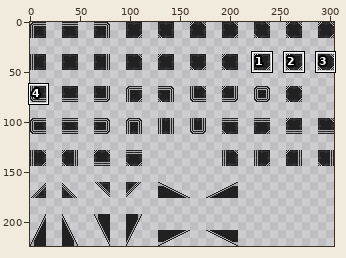
Sprite sheet: SlimeGame/Assets/Resources/Tile/tileGrass.png. The picture above shows the old version from afar; the outline marks the close-up.
Close-up. Before:
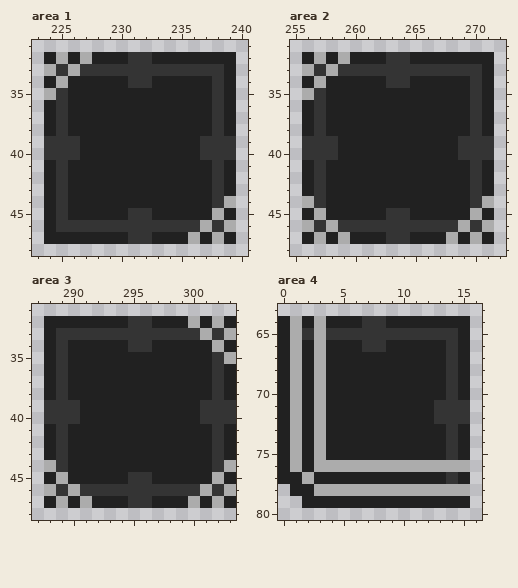
The file is 304x224 pixels. Colours within 5 levels of each other are drawn and written as one. Shown: area 1: x 223..240, y 31..48; area 2: x 255..272, y 31..48; area 3: x 287..303, y 31..48; area 4: x 0..16, y 63..80. The commit also changed other parts of the picture, which this record leaves out.
Now the later version:
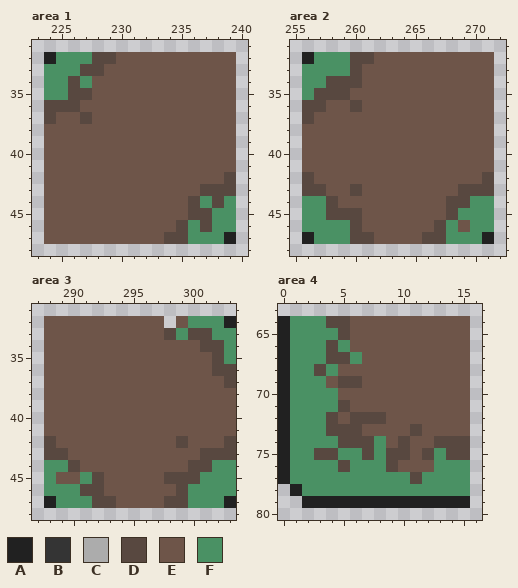
Palette (. is transparent): A #212121  B #343434  C #acacac  D #584840  E #6e5549  F #4a9164
The edit:
Changed rows in their new state; - is an unchanged pixel.
Area 1:
first column x 224:
32 -FFFDDEEEEEEEEEE
33 FFFDDEEEEEEEEEEE
34 FFDFEEEEEEEEEEEE
35 FFDDEEEEEEEEEEEE
36 DDDEEEEEEEEEEEEE
37 DEEDEEEEEEEEEEEE
38 EEEEEEEEEEEEEEEE
39 EEEEEEEEEEEEEEEE
40 EEEEEEEEEEEEEEEE
41 EEEEEEEEEEEEEEEE
42 EEEEEEEEEEEEEEED
43 EEEEEEEEEEEEEDDD
44 EEEEEEEEEEEEDFDF
45 EEEEEEEEEEEEDDFF
46 EEEEEEEEEEEDFDFF
47 EEEEEEEEEEDDFFF-
Area 2:
first column x 256:
32 -FFFDDEEEEEEEEEE
33 FFFFDEEEEEEEEEEE
34 FFDDDEEEEEEEEEEE
35 FDDDEEEEEEEEEEEE
36 DDEEDEEEEEEEEEEE
37 DEEEEEEEEEEEEEEE
38 EEEEEEEEEEEEEEEE
39 EEEEEEEEEEEEEEEE
40 EEEEEEEEEEEEEEEE
41 EEEEEEEEEEEEEEEE
42 DEEEEEEEEEEEEEED
43 DDEEDEEEEEEEEDDD
44 FFDEEEEEEEEEDDFF
45 FFDDDEEEEEEEDFFF
46 FFFFDEEEEEEDFEFF
47 -FFFDDEEEEDDFFF-
Area 3:
first column x 288:
32 EEEEEEEEEE.EFFF-
33 EEEEEEEEEEDFDDFF
34 EEEEEEEEEEEEEDDF
35 EEEEEEEEEEEEEEDF
36 EEEEEEEEEEEEEEDD
37 EEEEEEEEEEEEEEED
38 EEEEEEEEEEEEEEEE
39 EEEEEEEEEEEEEEEE
40 EEEEEEEEEEEEEEEE
41 EEEEEEEEEEEEEEEE
42 DEEEEEEEEEEDEEED
43 DDEEEEEEEEEEEDDD
44 FFDEEEEEEEEEDDFF
45 FEEFDEEEEEDDDFFF
46 FFFDDEEEEEEDFFFF
47 -FFFDDEEEEDDFFF-
Area 4:
first column x 1:
64 FFFDDEEEEEEEEEE
65 FFFFDEEEEEEEEEE
66 FFFDFEEEEEEEEEE
67 FFFDDFEEEEEEEEE
68 FFDFEEEEEEEEEEE
69 FFFEDDEEEEEEEEE
70 FFFFEEEEEEEEEEE
71 FFFFDEEEEEEEEEE
72 FFFDEDDDEEEEEEE
73 FFFDDDEEEEDEEEE
74 FFFFDDDFEDEEDDD
75 FFDDFFDFDDEDFDD
76 FFFFDFFFDEEEFFF
77 FFFFFFFFFFDFFFF
78 -FFFFFFFFFFFFFF
Pixel boxes of the changes (left, top, right, bottom) in both close-ups:
changed: (44, 52, 236, 244)
changed: (302, 52, 494, 244)
changed: (44, 316, 236, 508)
changed: (290, 316, 470, 496)
